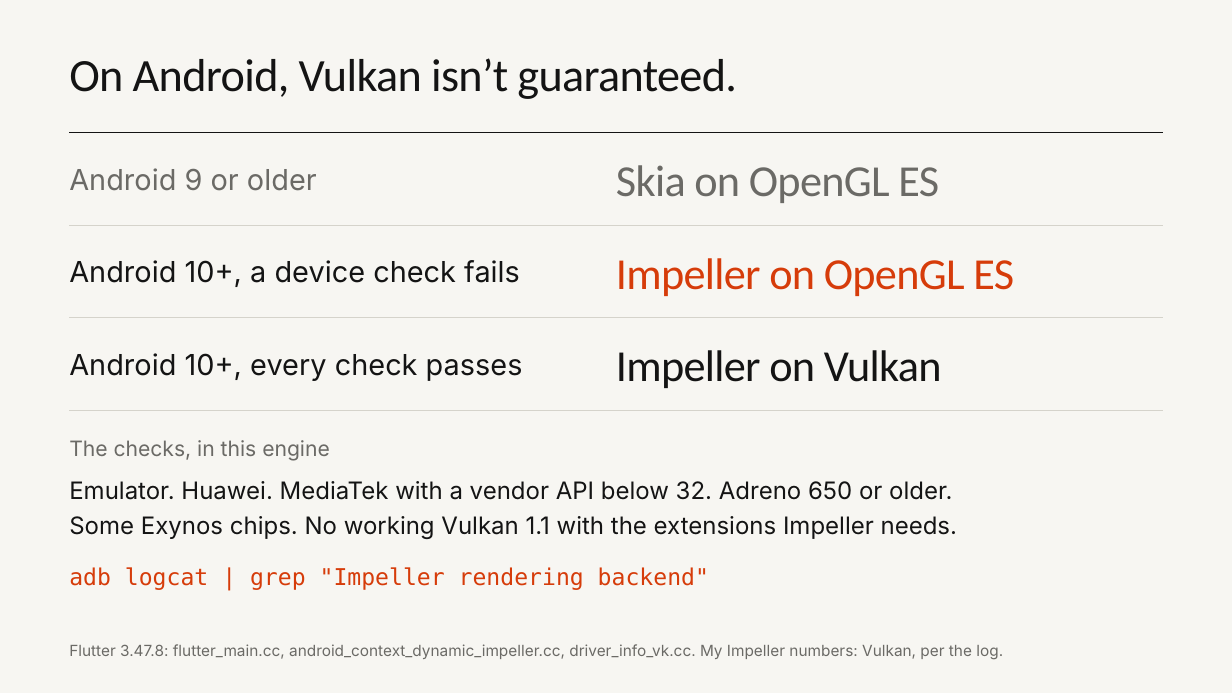
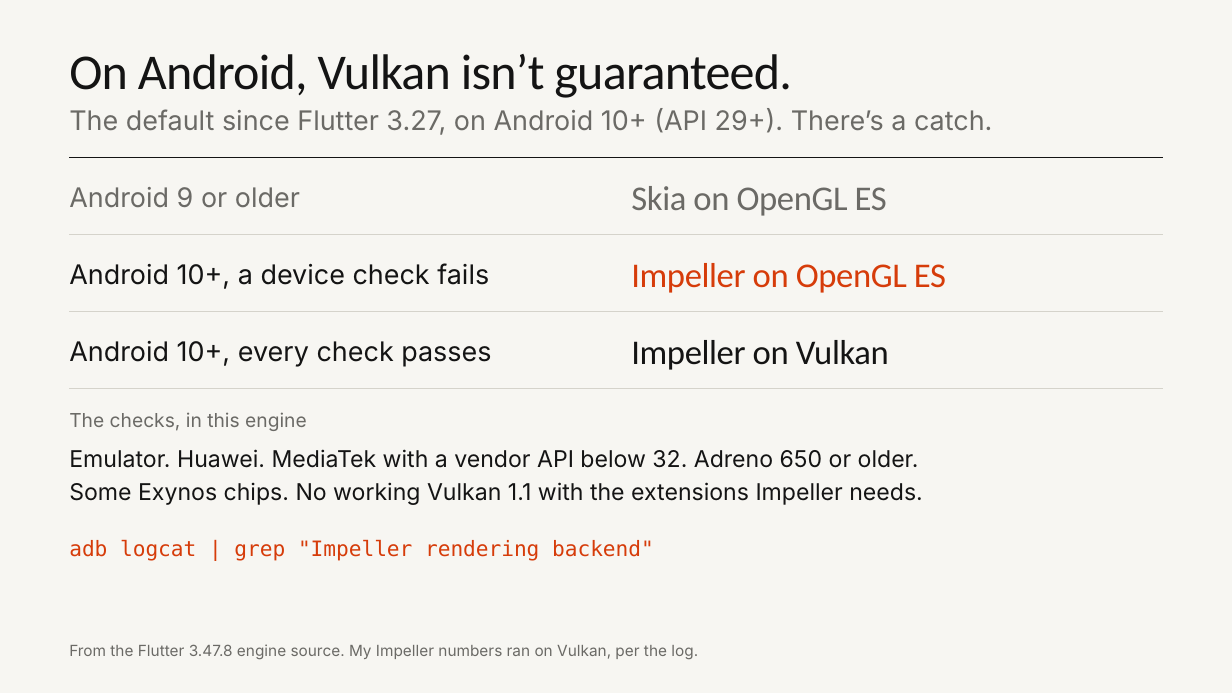
Before and after one commit to cm-collins/fluttercon-demo-app, a slide deck: slide 8 of docs/talk/slides/beyond-skia.pptx (slide 11 before the commit). Drawn at 1232x693 pixels with LibreOffice and Linux fonts; fonts in the diff are those of the drawing; background and template pictures are left out. Boxes give left, top, right and bottom in pixels: in the first picture for what was removed or moved away, otherwise in the second. Text is boxed around its words. In the diff, an @@ line names an element or a change of style, - is before the commit and + after.

```diff
--- a/docs/talk/slides/beyond-skia.pptx
+++ b/docs/talk/slides/beyond-skia.pptx
@@ title "On Android, Vulkan isn’t guaranteed." at (69,54,792,98): size 36 to 39 pt, letter spacing -0.5 to -0.6 pt @@
@@ text added at (69,108,992,135), 21 pt, text #6B6A66 @@
+The default since Flutter 3.27, on Android 10+ (API 29+). There’s a catch.
@@ size 22.5 to 21 pt in 3 elements at (69,263,489,289), (69,341,491,367), (69,187,300,207) @@
@@ text "Android 9 or older": place and size @@
-text "Android 9 or older" at (69,168,317,191)
+text "Android 9 or older" at (69,187,300,207)
@@ line moved from (69, 133) - (1163, 133) to (69, 158) - (1163, 158) @@
@@ size 34.5 to 27 pt, letter spacing -0.5 to -0.3 pt in 3 elements at (631,263,946,293), (631,340,889,370), (631,186,887,216) @@
@@ text "Skia on OpenGL ES": place and size @@
-text "Skia on OpenGL ES" at (616,165,939,203)
+text "Skia on OpenGL ES" at (631,186,887,216)
@@ line moved from (69, 226) - (1163, 226) to (69, 235) - (1163, 235) @@
@@ text "Impeller on OpenGL ES": place and size @@
-text "Impeller on OpenGL ES" at (616,258,1014,296)
+text "Impeller on OpenGL ES" at (631,263,946,293)
@@ line moved from (69, 318) - (1163, 318) to (69, 312) - (1163, 312) @@
@@ text "Impeller on Vulkan": place and size @@
-text "Impeller on Vulkan" at (616,350,942,388)
+text "Impeller on Vulkan" at (631,340,889,370)
@@ line moved from (69, 410) - (1163, 410) to (69, 389) - (1163, 389) @@
@@ text "The checks, in this engine": place and size @@
-text "The checks, in this engine" at (69,440,330,461)
+text "The checks, in this engine" at (69,412,307,431)
@@ text "The checks, in this engine" at (69,412,307,431): size 16.5 to 15 pt @@
@@ text "Emulator. Huawei. MediaTek with a ...": place and size @@
-text "Emulator. Huawei. MediaTek with a ..." at (69,481,957,539)
+text "Emulator. Huawei. MediaTek with a ..." at (69,449,923,505)
@@ text "Emulator. Huawei. MediaTek with a ..." at (69,449,923,505): size 18.8 to 18 pt @@
@@ text "adb logcat | grep "Impeller ...": place and size @@
-text "adb logcat | grep "Impeller ..." at (69,567,709,590)
+text "adb logcat | grep "Impeller ..." at (69,539,654,561)
@@ text "adb logcat | grep "Impeller ..." at (69,539,654,561): size 18 to 16.5 pt @@
@@ text at (69,644,698,659): text changed @@
-Flutter 3.47.8: flutter_main.cc, android_context_dynamic_impeller.cc, driver_info_vk.cc. My Impeller numbers: Vulkan, per the log.
+From the Flutter 3.47.8 engine source. My Impeller numbers ran on Vulkan, per the log.
```
Also in this commit, not shown: 23 other slides changed, 4 slides added, 10 slides removed, 11 other files.
